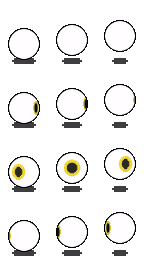
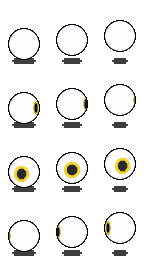
Comparing the layer stacks of the two 144×256 images. Changes:
painted on "iris" over [12, 156, 133, 182]
